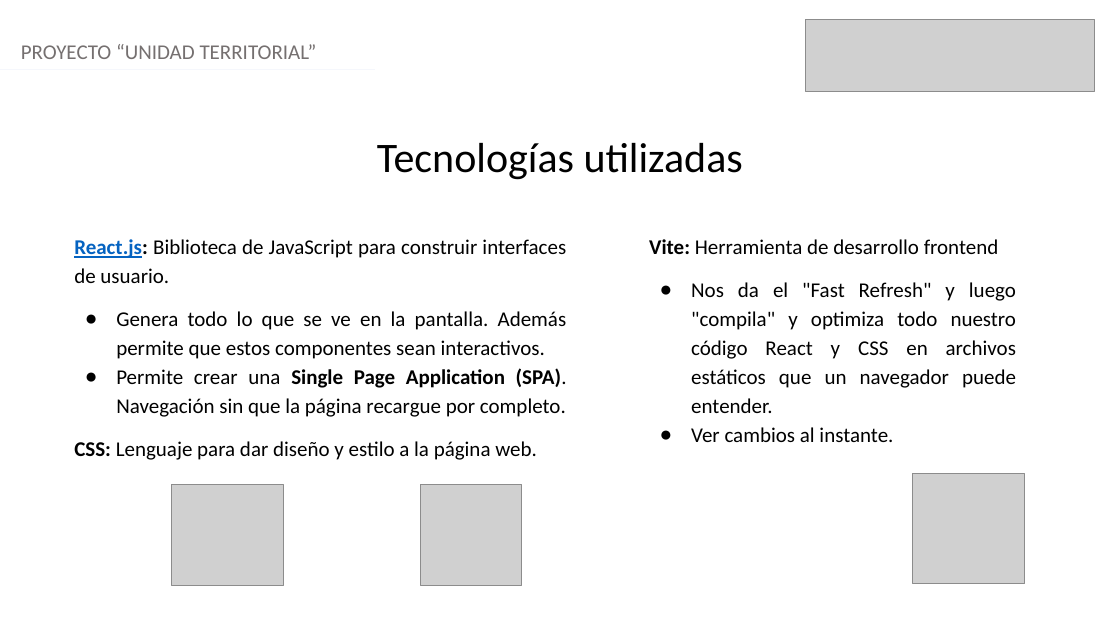
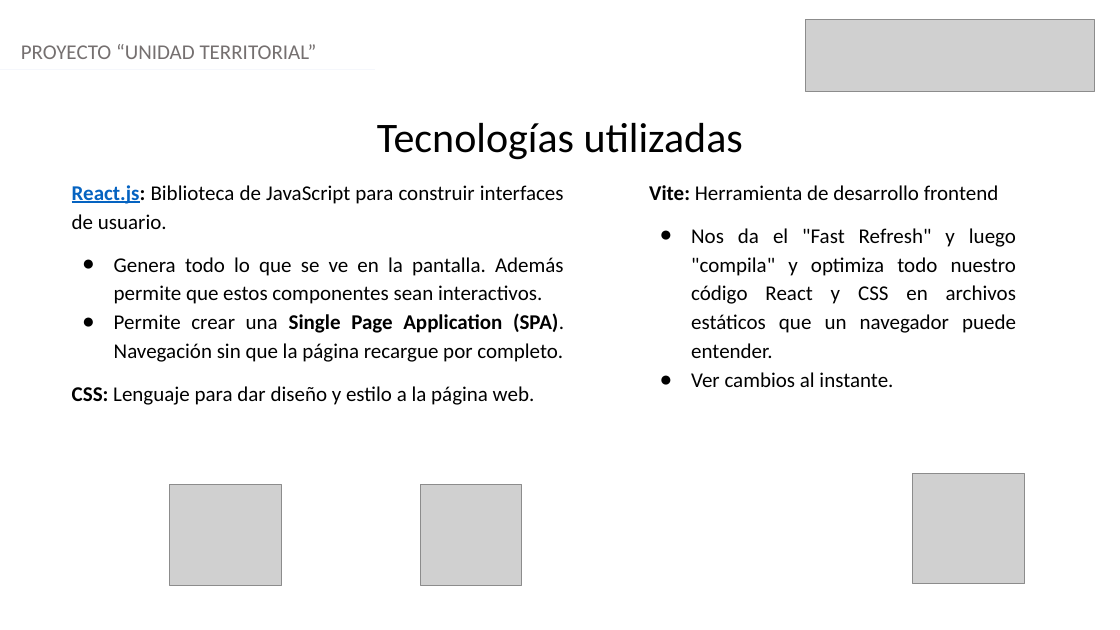
Before and after one commit to mariasaldivia/CAPSTONE_001V_G1A, a slide deck: slide 13 of Fase 3/Evidencias Grupales/Presentación Final.pptx (slide 14 before the commit). Drawn at 1120x630 pixels with LibreOffice and Linux fonts; fonts in the diff are those of the drawing; grey boxes stand for pictures. Boxes give left, top, right and bottom in pixels: in the first picture for what was removed or moved away, otherwise in the second. Text is boxed around its words. In the diff, an @@ line names an element or a change of style, - is before the commit and + after.

```diff
--- a/Fase 3/Evidencias Grupales/Presentación Final.pptx
+++ b/Fase 3/Evidencias Grupales/Presentación Final.pptx
@@ text "Tecnologías utilizadas": place and size @@
-text "Tecnologías utilizadas" at box(377, 143, 743, 180)
+text "Tecnologías utilizadas" at box(377, 123, 743, 160)
@@ text "React.js: Biblioteca de JavaScript para ...": place and size @@
-text "React.js: Biblioteca de JavaScript para ..." at box(74, 239, 567, 460)
+text "React.js: Biblioteca de JavaScript para ..." at box(72, 185, 564, 405)
@@ text "Vite: Herramienta de desarrollo frontend": place and size @@
-text "Vite: Herramienta de desarrollo frontend" at box(649, 239, 1016, 442)
+text "Vite: Herramienta de desarrollo frontend" at box(649, 185, 1016, 387)
```
Also in this commit, not shown: 9 other slides changed, 1 slide removed.
